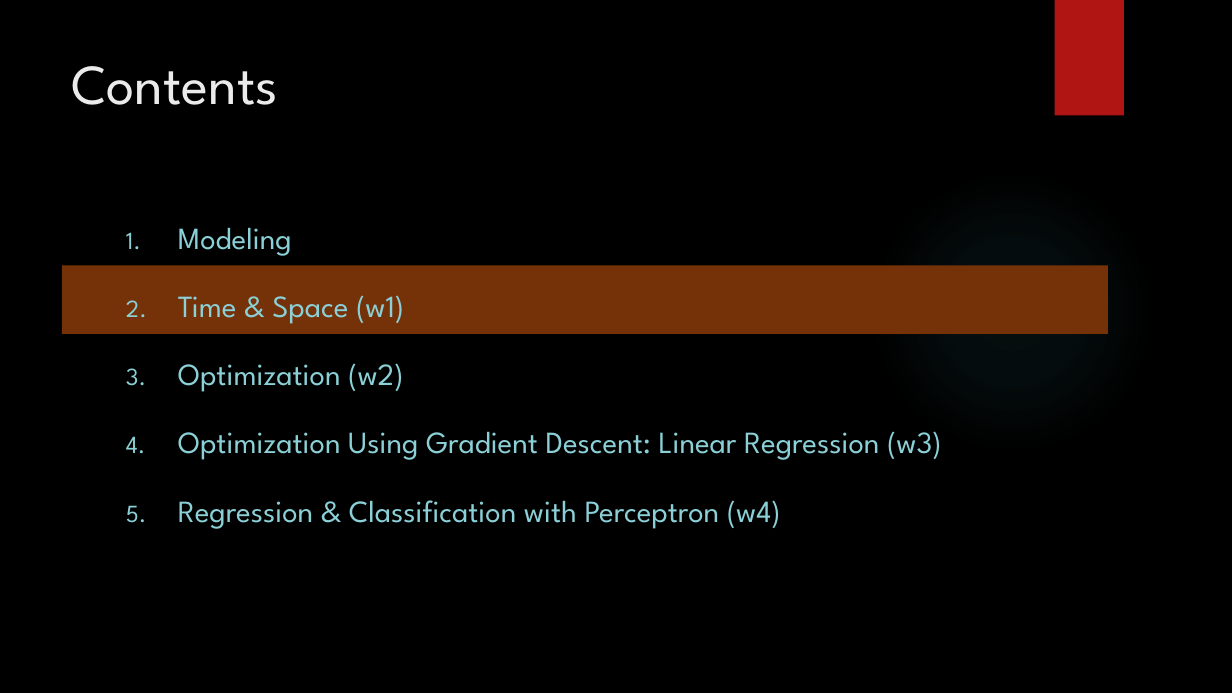
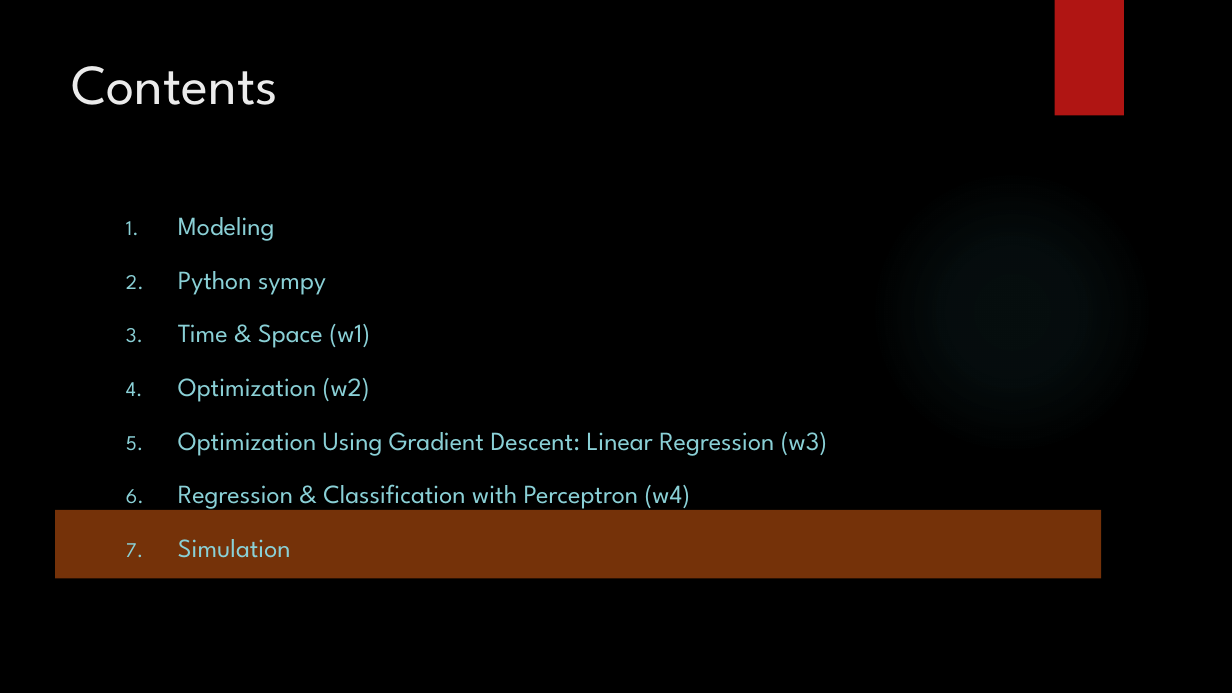
Before and after one commit to ancestor9/mathematics-for-machine-learning, a slide deck: slide 22 of Calculus/Calculus.pptx (slide 4 before the commit). Drawn at 1232x693 pixels with LibreOffice and Linux fonts; fonts in the diff are those of the drawing; background and template pictures are left out. Boxes give left, top, right and bottom in pixels: in the first picture for what was removed or moved away, otherwise in the second. Text is boxed around its words. In the diff, an @@ line names an element or a change of style, - is before the commit and + after.

```diff
--- a/Calculus/Calculus.pptx
+++ b/Calculus/Calculus.pptx
@@ subtitle at bbox=[178, 217, 827, 512]: size 24 to 20.4 pt in "Modeling", "Time & Space (w1)", "Optimization (w2)", "Optimization Using Gradient Descent: Linear Regression (w3)" and 1 more places; line spacing 1.5 to 1.3 @@
@@ subtitle at bbox=[178, 271, 326, 295]: paragraph added @@
+2. Python sympy
@@ rectangle: place and size @@
-rectangle at bbox=[62, 265, 1108, 334]
+rectangle at bbox=[55, 510, 1102, 579]
@@ subtitle at bbox=[178, 539, 291, 558]: paragraph added @@
+7. Simulation
```
Also in this commit, not shown: 9 other slides changed, 19 slides added, 2 slides removed.
